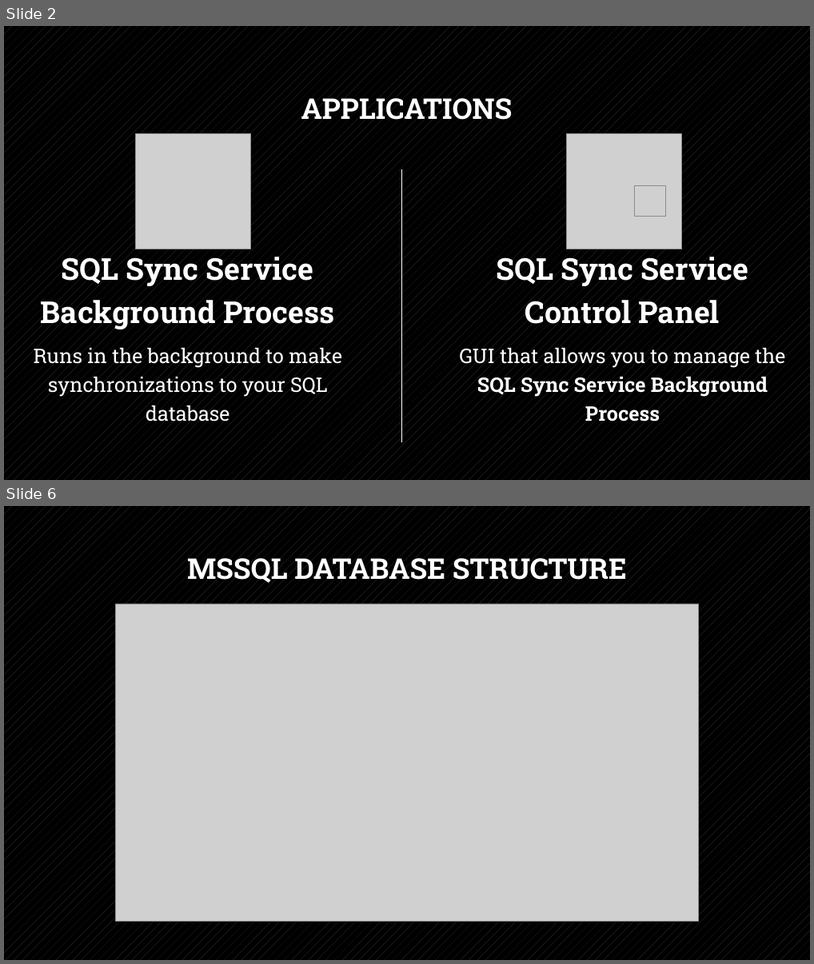
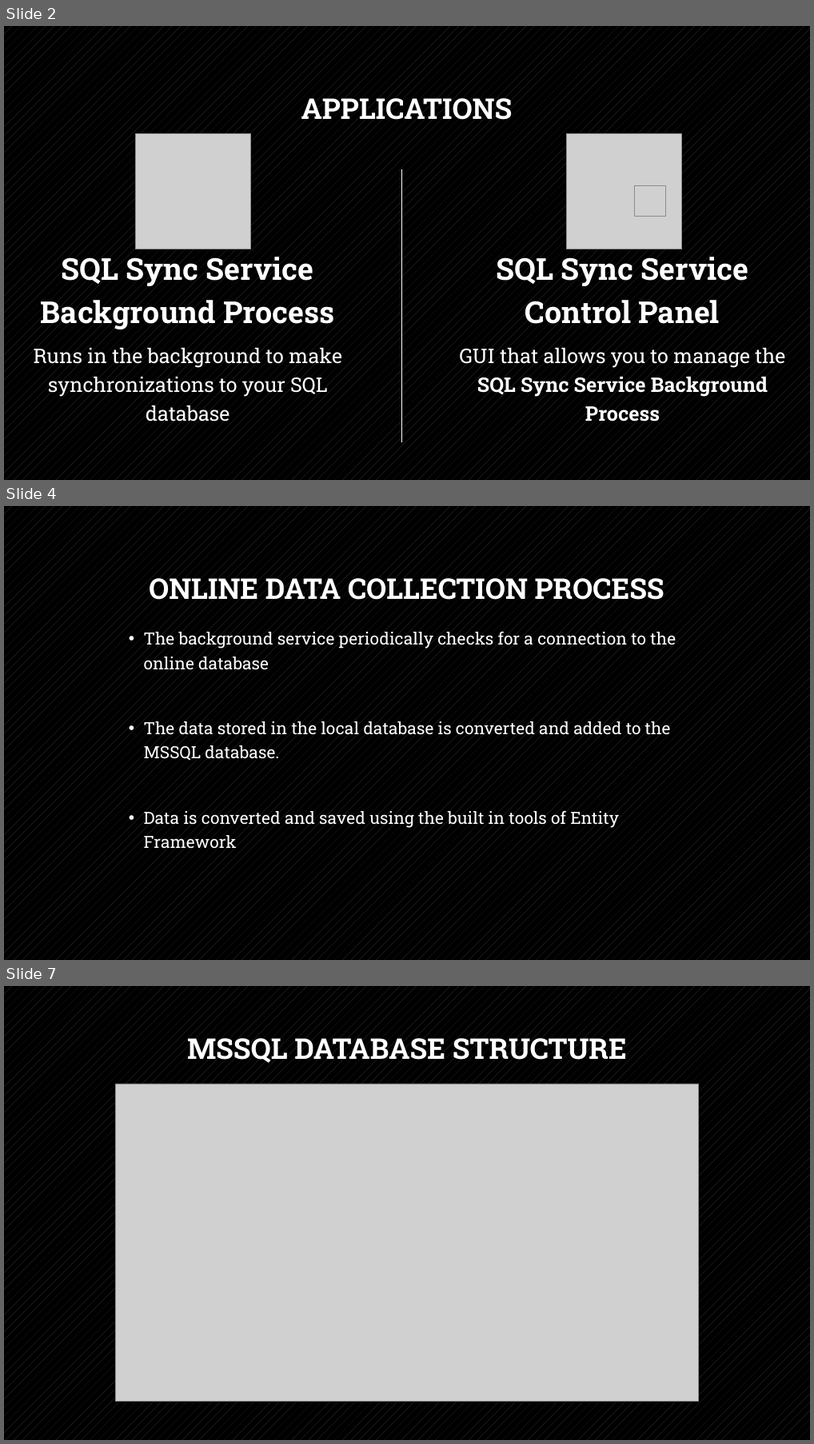
Before and after one commit to ruskpr/sql-data-synchronization, a slide deck: iot-data-collection.pptx. Shown one above the other, each under a label of ours: slides 2 and 6 before the commit, slides 2, 4 and 7 after it; the slides between them are not shown. The pictures are 814x964 and 814x1444 pixels, drawn with LibreOffice and Linux fonts; fonts in the diff are those of the drawing; grey boxes stand for pictures. Boxes give left, top, right and bottom in pixels: in the first picture for what was removed or moved away, otherwise in the second. Text is boxed around its words. In the diff, an @@ line names an element or a change of style, - is before the commit and + after.

```diff
--- a/iot-data-collection.pptx
+++ b/iot-data-collection.pptx
@@ slide 4 added at <box>4,506,810,960</box>, background pattern #404040 on #000000 @@
@@ title added at <box>149,578,665,600</box>, 34 pt, text #FFFFFF, bold @@
+ONLINE DATA COLLECTION PROCESS
@@ text added at <box>144,631,676,848</box>, 20 pt, text #FFFFFF @@
+• The background service periodically checks for a connection to the online database
+• The data stored in the local database is converted and added to the MSSQL database.
+• Data is converted and saved using the built in tools of Entity Framework
@@ what was slide 6 is now slide 7 @@
```
Also in this commit, not shown: 4 slides changed, 1 slide removed.
